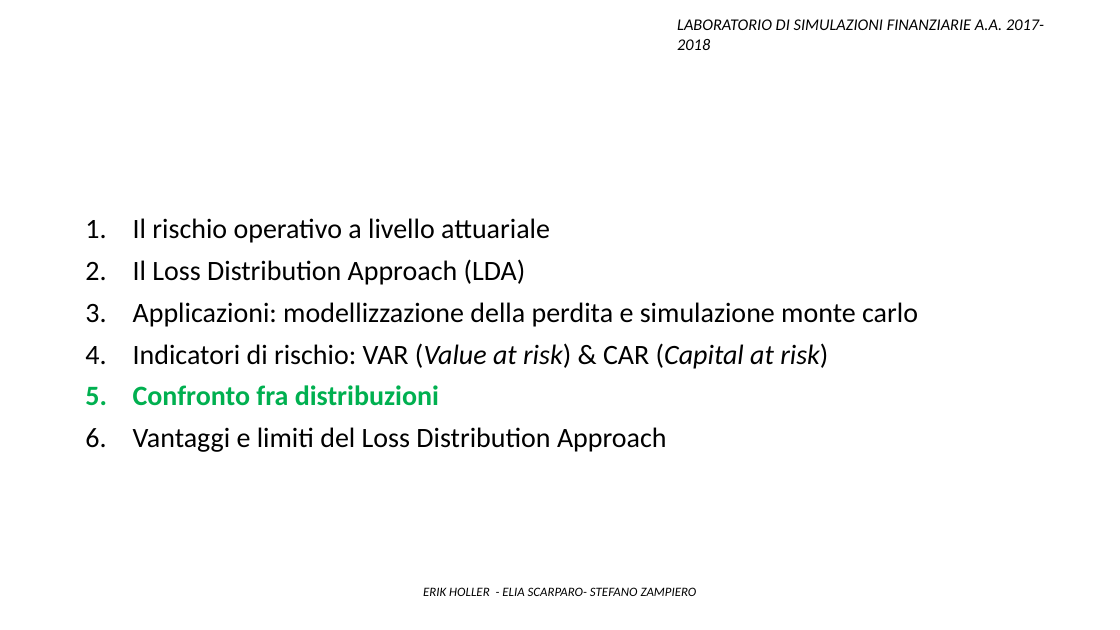
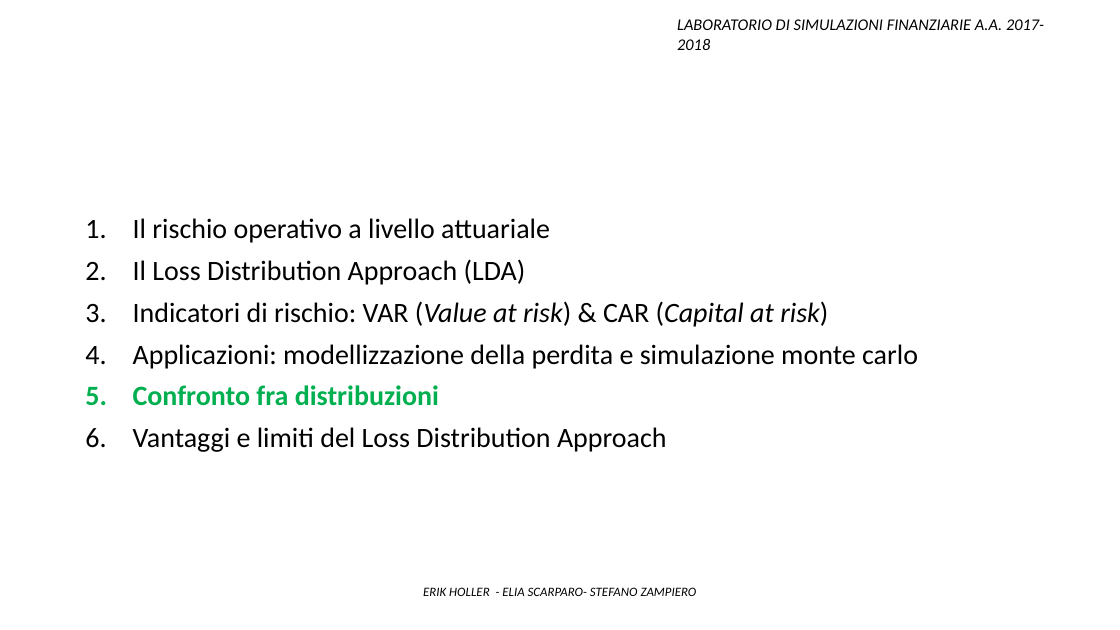
Before and after one commit to Stegirsanov/Laboratorio-di-simulazioni-finanziarie-project, a slide deck: slide 26 of Presentazione ppt/Presentazione_finale.pptx. Drawn at 1120x630 pixels with LibreOffice and Linux fonts; fonts in the diff are those of the drawing. Boxes give left, top, right and bottom in pixels: in the first picture for what was removed or moved away, otherwise in the second. Text is boxed around its words. In the diff, an @@ line names an element or a change of style, - is before the commit and + after.

```diff
--- a/Presentazione ppt/Presentazione_finale.pptx
+++ b/Presentazione ppt/Presentazione_finale.pptx
@@ text at bbox=[133, 301, 828, 327]: paragraph added @@
+3. Indicatori di rischio: VAR (Value at risk) & CAR (Capital at risk)
@@ text at bbox=[133, 343, 828, 369]: paragraph removed @@
-4. Indicatori di rischio: VAR (Value at risk) & CAR (Capital at risk)
```
Also in this commit, not shown: 12 other slides changed, 3 slides added, 1 other file.
